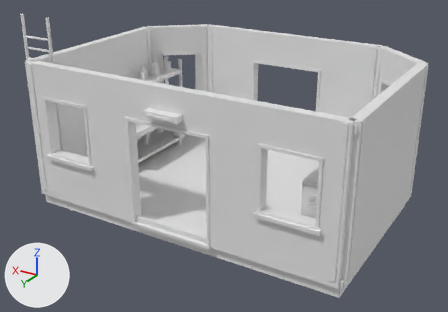
A saved change to the OBJ model vesper-glassworks-r1/Assets/annealing-workshop-ground.obj.
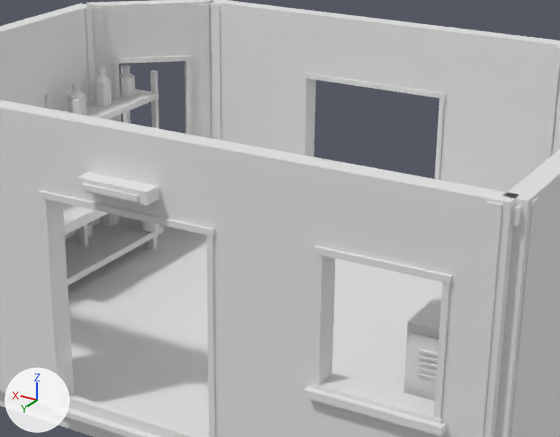
There are two pictures of each version: one whole from a 50 mm lens placed at (-6.38, 11.17, 6.49), pointed at (0.07, 0.42, 1.11), one close up on the part from 24% to 84% of the width and 8% to 76% of the height. Arrows for +X, +Y and +Z are at lower left; the lights stay in place. The last two pictures show the newer version. Where no turn or scale is listed for an object, it has been applied to the vertices.

Objects in the first close-up: 'annealing-workshop-ground'.
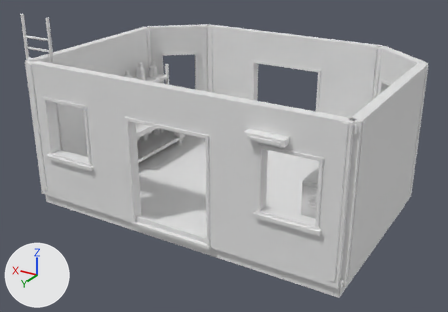
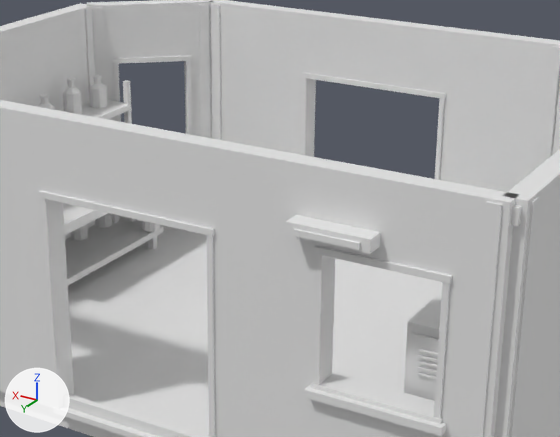
Changed parts and their boxes [x1, y1, x2, y2] in the close-ups (560 x 437 px; the box of a moved part takes in the faces that stretch with it):
part 1 of me_annealing_workshop_ground, moved or reshaped
    before: [76, 172, 159, 205]
    after: [285, 215, 381, 254]
part 2 of me_annealing_workshop_ground, moved or reshaped
    before: [83, 184, 139, 202]
    after: [293, 229, 360, 250]
part 3 of me_annealing_workshop_ground, moved or reshaped (not visible afterwards)
    before: [121, 66, 130, 123]
part 4 of me_annealing_workshop_ground, moved or reshaped
    before: [150, 70, 159, 129]
    after: [123, 80, 135, 222]
part 5 of me_annealing_workshop_ground, moved or reshaped (not visible afterwards)
    before: [45, 94, 51, 109]
part 6 of me_annealing_workshop_ground, moved or reshaped (not visible afterwards)
    before: [73, 99, 88, 247]
part 7 of me_annealing_workshop_ground, moved or reshaped (mostly hidden)
    before: [65, 219, 141, 244]
    after: [65, 225, 96, 244]
part 8 of me_annealing_workshop_ground, moved or reshaped (not visible before)
    after: [95, 213, 113, 228]
part 9 of me_annealing_workshop_ground, moved or reshaped (mostly hidden)
    before: [100, 213, 116, 226]
    after: [71, 224, 88, 241]
part 10 of me_annealing_workshop_ground, moved or reshaped (not visible afterwards)
    before: [75, 222, 93, 239]
part 11 of me_annealing_workshop_ground, moved or reshaped
    before: [64, 89, 159, 119]
    after: [82, 100, 131, 119]
part 12 of me_annealing_workshop_ground, moved or reshaped
    before: [119, 69, 135, 97]
    after: [89, 79, 107, 108]
part 13 of me_annealing_workshop_ground, moved or reshaped
    before: [122, 65, 130, 69]
    after: [93, 75, 102, 79]
part 14 of me_annealing_workshop_ground, moved or reshaped
    before: [93, 70, 112, 107]
    after: [63, 81, 82, 115]
part 15 of me_annealing_workshop_ground, moved or reshaped
    before: [68, 67, 106, 115]
    after: [37, 77, 76, 110]

The change, as a list of edits to the scene's bpy script:
```text
Change me_annealing_workshop_ground:
    where me_annealing_workshop_ground.from_pydata(...)  # 2330 vertices, 4016 faces; spans x -3.62..4.18, y -2.63..2.8, z 0.0..4.05
    used by ob_annealing_workshop_ground; location = (0.0, 0.0, 0.0)
    me_annealing_workshop_ground part 1: the loose piece of 8 vertices spanning x -0.38..0.38, y 2.58..2.78, z 2.69..2.81 is moved by (-2.1, 0.0, 0.0)
    me_annealing_workshop_ground part 2: the loose piece of 8 vertices spanning x -0.29..0.29, y 2.78..2.8, z 2.71..2.77 is moved by (-2.1, 0.0, 0.0)
    me_annealing_workshop_ground part 3: the loose piece of 12 vertices spanning x 3.37..3.43, y -2.13..-2.07, z 0.25..2.35 is moved by (0.0, 0.6, 0.0)
    me_annealing_workshop_ground part 4: the loose piece of 12 vertices spanning x 2.91..2.97, y -2.13..-2.07, z 0.25..2.35 is moved by (0.0, 0.6, 0.0)
    me_annealing_workshop_ground part 5: the loose piece of 12 vertices spanning x 3.37..3.43, y -0.53..-0.47, z 0.25..2.35 is moved by (0.0, 0.6, 0.0)
    me_annealing_workshop_ground part 6: the loose piece of 12 vertices spanning x 2.91..2.97, y -0.53..-0.47, z 0.25..2.35 is moved by (0.0, 0.6, 0.0)
    me_annealing_workshop_ground part 7: the loose piece of 8 vertices spanning x 2.88..3.46, y -2.1..-0.5, z 0.33..0.41 is moved by (0.0, 0.6, 0.0)
    me_annealing_workshop_ground part 8: the loose piece of 32 vertices spanning x 3.06..3.28, y -1.92..-1.7, z 0.41..0.76 is moved by (0.0, 0.6, 0.0)
    me_annealing_workshop_ground part 9: the loose piece of 32 vertices spanning x 3.06..3.28, y -1.41..-1.19, z 0.41..0.85 is moved by (0.0, 0.6, 0.0)
    me_annealing_workshop_ground part 10: the loose piece of 32 vertices spanning x 3.06..3.28, y -0.9..-0.68, z 0.41..0.76 is moved by (0.0, 0.6, 0.0)
    me_annealing_workshop_ground part 11: the loose piece of 8 vertices spanning x 2.88..3.46, y -2.1..-0.5, z 1.99..2.07 is moved by (0.0, 0.6, 0.0)
    me_annealing_workshop_ground part 12: the loose piece of 32 vertices spanning x 3.06..3.28, y -1.92..-1.7, z 2.07..2.42 is moved by (0.0, 0.6, 0.0)
    me_annealing_workshop_ground part 13: the loose piece of 14 vertices spanning x 3.11..3.23, y -1.86..-1.76, z 2.42..2.45 is moved by (0.0, 0.6, 0.0)
    me_annealing_workshop_ground part 14: the loose piece of 32 vertices spanning x 3.06..3.28, y -1.41..-1.19, z 2.07..2.51 is moved by (0.0, 0.6, 0.0)
    me_annealing_workshop_ground part 15: 60 of the vertices in x 3.06..3.28, y -1.35..-0.68, z 2.07..2.54 are moved by (0.0, 0.6, 0.0)
```
